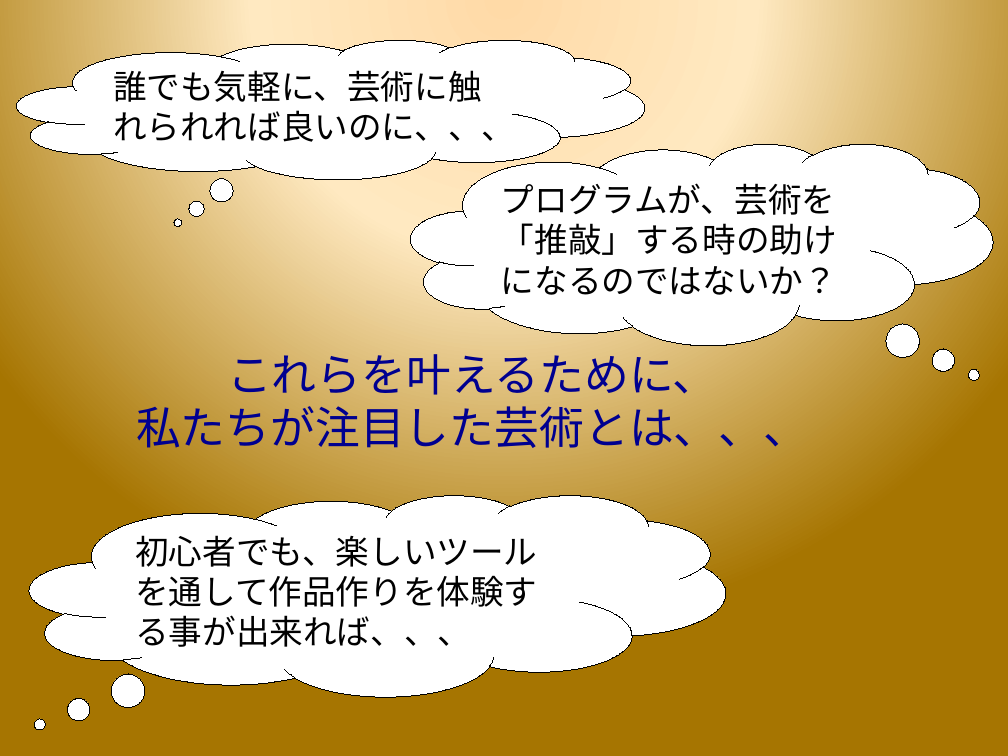
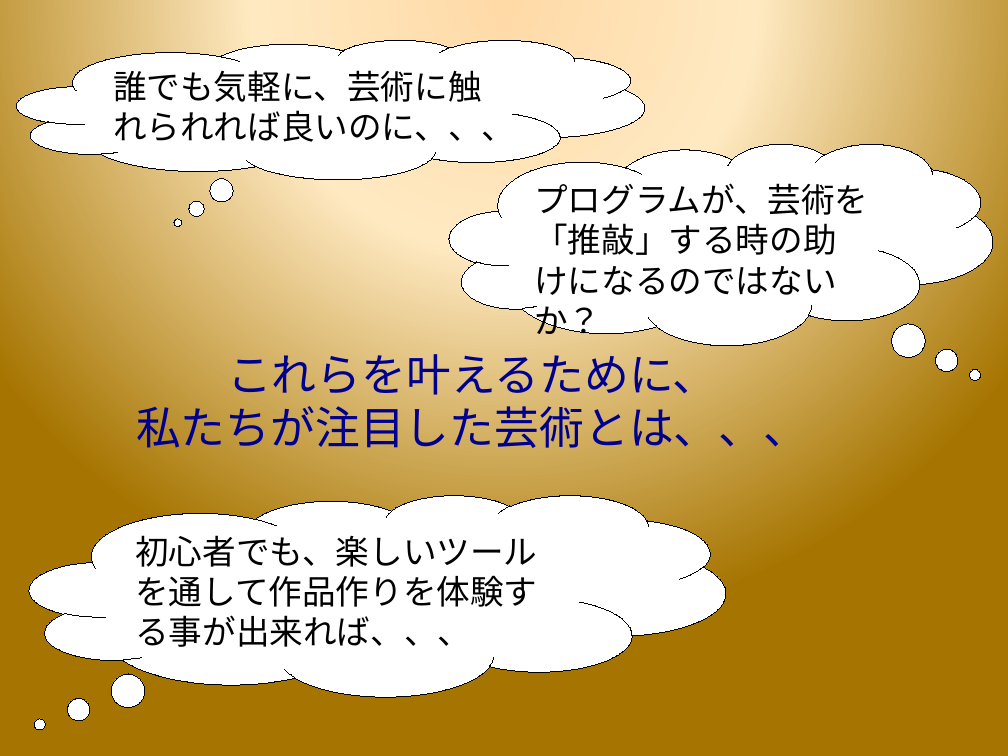
Before and after one commit to PL2GroupJ/Document, a slide deck: slide 3 of presentation.ppt. Drawn at 1008x756 pixels with LibreOffice and Linux fonts; fonts in the diff are those of the drawing; background and template pictures are left out. Boxes give left, top, right and bottom in pixels: in the first picture for what was removed or moved away, otherwise in the second. Text is boxed around its words. In the diff, an @@ line names an element or a change of style, - is before the commit and + after.

```diff
--- a/presentation.ppt
+++ b/presentation.ppt
@@ thought cloud "プログラムが、芸術を「推敲」する時の助けになるのではないか？": place and size @@
-thought cloud "プログラムが、芸術を「推敲」する時の助けになるのではないか？" at [410,144,992,346]
+thought cloud "プログラムが、芸術を「推敲」する時の助けになるのではないか？" at [450,144,993,346]
```
Also in this commit, not shown: 2 other slides changed.
